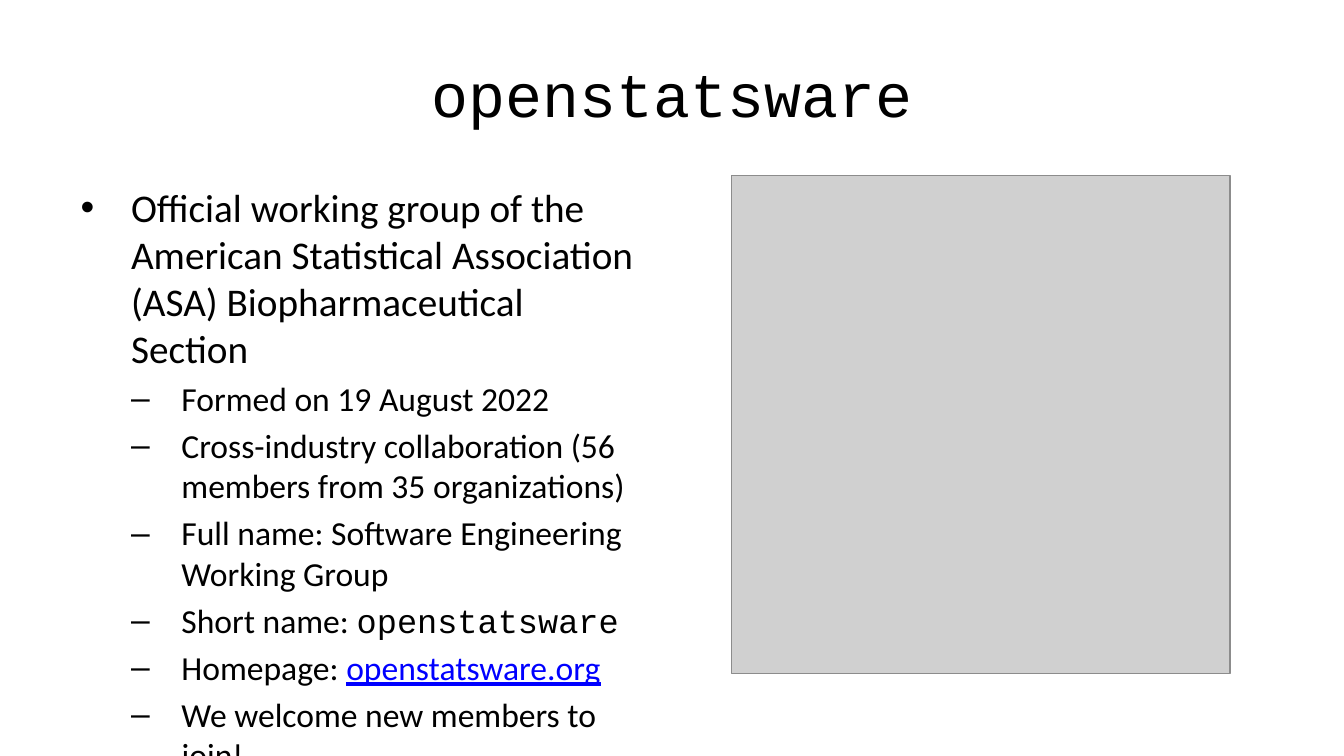
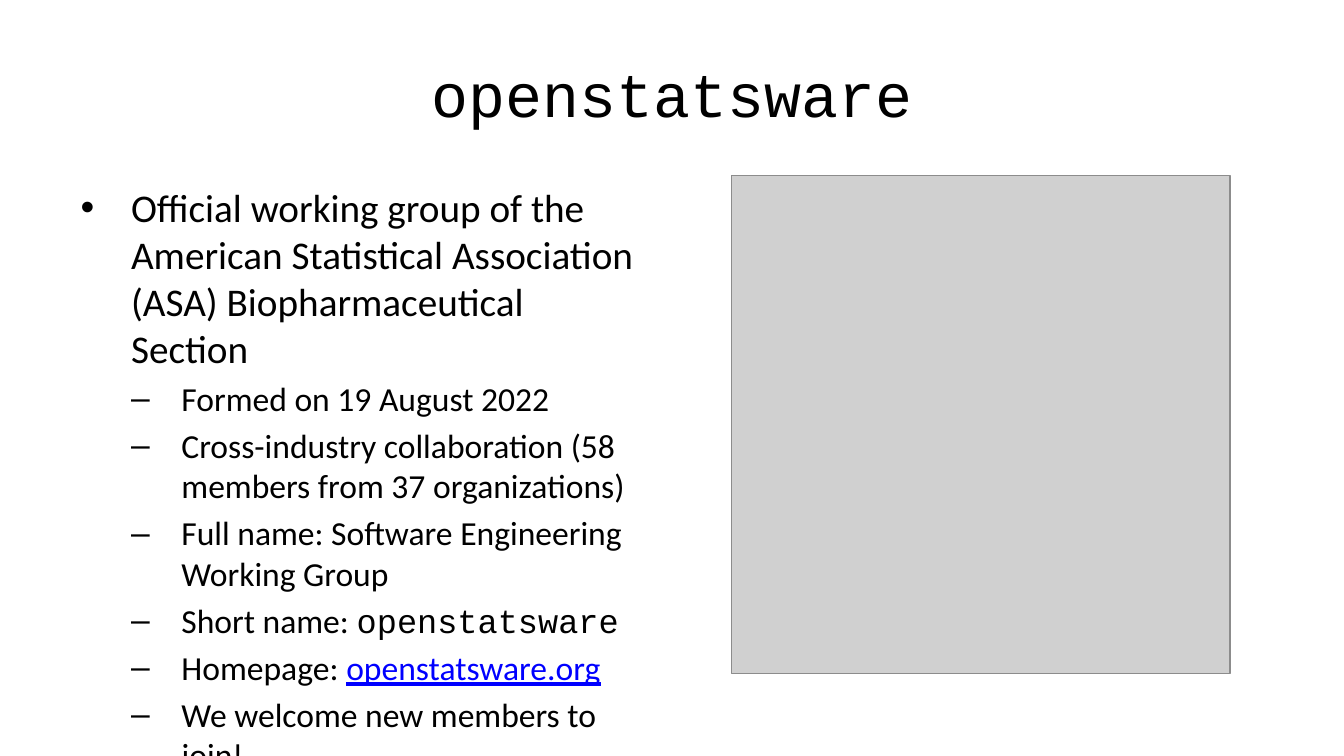
Before and after one commit to openstatsware/website, a slide deck: slide 4 of slides/asa-biop-webinar-feb2024.pptx. Drawn at 1344x756 pixels with LibreOffice and Linux fonts; fonts in the diff are those of the drawing; grey boxes stand for pictures. Boxes give left, top, right and bottom in pixels: in the first picture for what was removed or moved away, otherwise in the second. Text is boxed around its words. In the diff, an @@ line names an element or a change of style, - is before the commit and + after.

```diff
--- a/slides/asa-biop-webinar-feb2024.pptx
+++ b/slides/asa-biop-webinar-feb2024.pptx
@@ text at <box>181,433,624,504</box>: text changed @@
-  – Cross-industry collaboration (56 members from 35 organizations)
+  – Cross-industry collaboration (58 members from 37 organizations)
```
Also in this commit, not shown: 24 other files.
